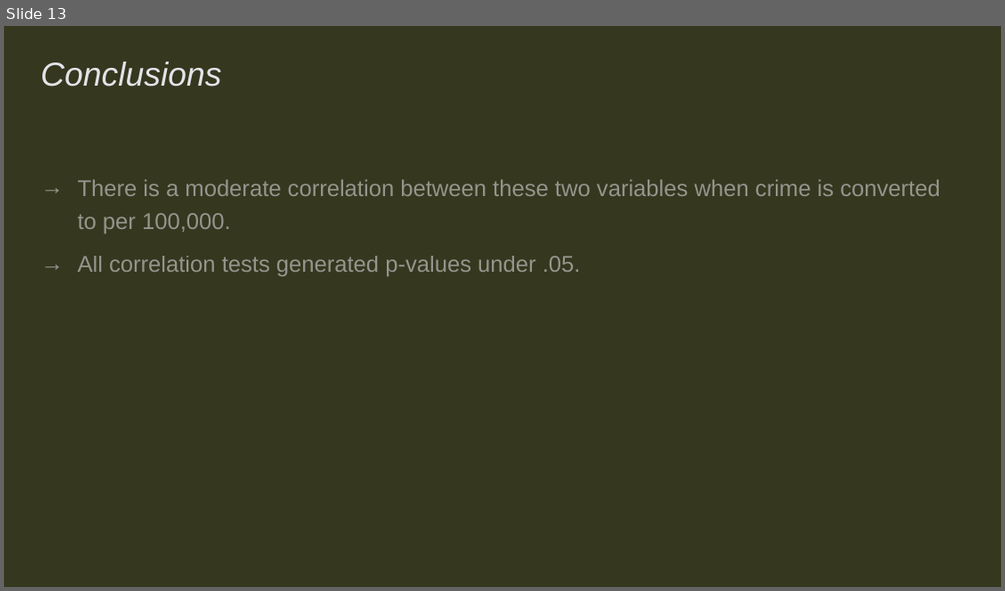
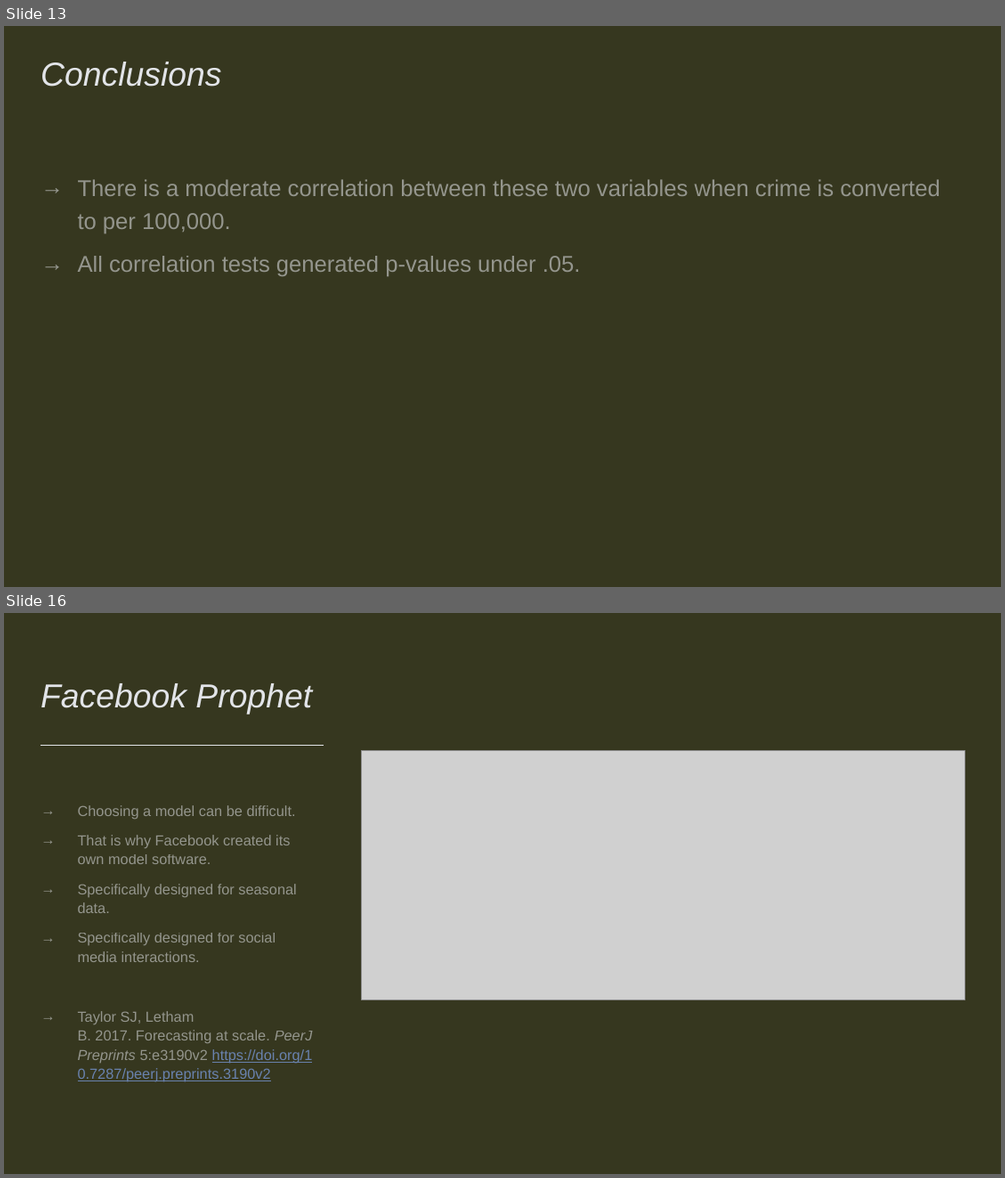
Before and after one commit to kurtameyer/COMP4441, a slide deck: COMP4441 Presentation.pptx. Shown one above the other, each under a label of ours: slide 13 before the commit, slides 13 and 16 after it; the slides between them are not shown. The pictures are 1005x591 and 1005x1178 pixels, drawn with LibreOffice and Linux fonts; fonts in the diff are those of the drawing; grey boxes stand for pictures. Boxes give left, top, right and bottom in pixels: in the first picture for what was removed or moved away, otherwise in the second. Text is boxed around its words. In the diff, an @@ line names an element or a change of style, - is before the commit and + after.

Commit message:
Add files via upload
Updated slides with information on models and conclusions.

```diff
--- a/COMP4441 Presentation.pptx
+++ b/COMP4441 Presentation.pptx
@@ slide 16 added at bbox=[4, 613, 1001, 1174], background #36371F @@
@@ title added at bbox=[40, 683, 312, 714], 32 pt, text #E2E4E8, italic @@
+Facebook Prophet
@@ line added from (40, 745) to (324, 745), #E2E4E8 0.5 pt @@
@@ picture added at bbox=[362, 751, 965, 999] @@
@@ text added at bbox=[78, 805, 313, 1082], 14 pt, text #E2E4E8 at 55% opacity @@
+→ Choosing a model can be difficult.
+→ That is why Facebook created its own model software.
+→ Specifically designed for seasonal data.
+→ Specifically designed for social media interactions.
+→ Taylor SJ, Letham B. 2017. Forecasting at scale. PeerJ Preprints 5:e3190v2 https://doi.org/10.7287/peerj.preprints.3190v2
```
Also in this commit, not shown: 3 slides changed, 2 other slides added, 1 slide removed.
